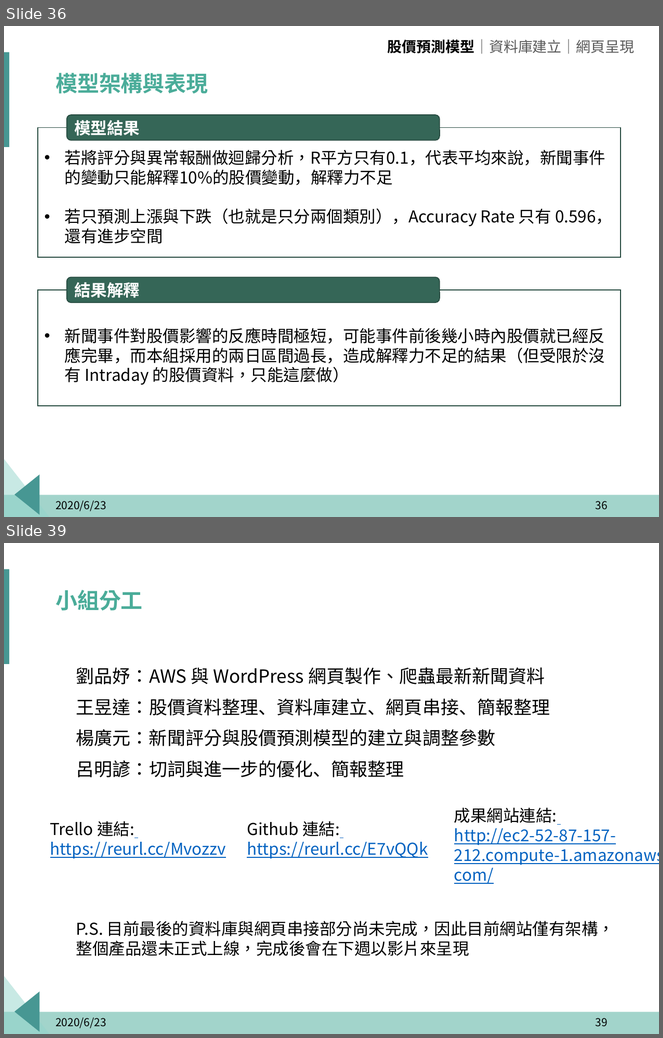
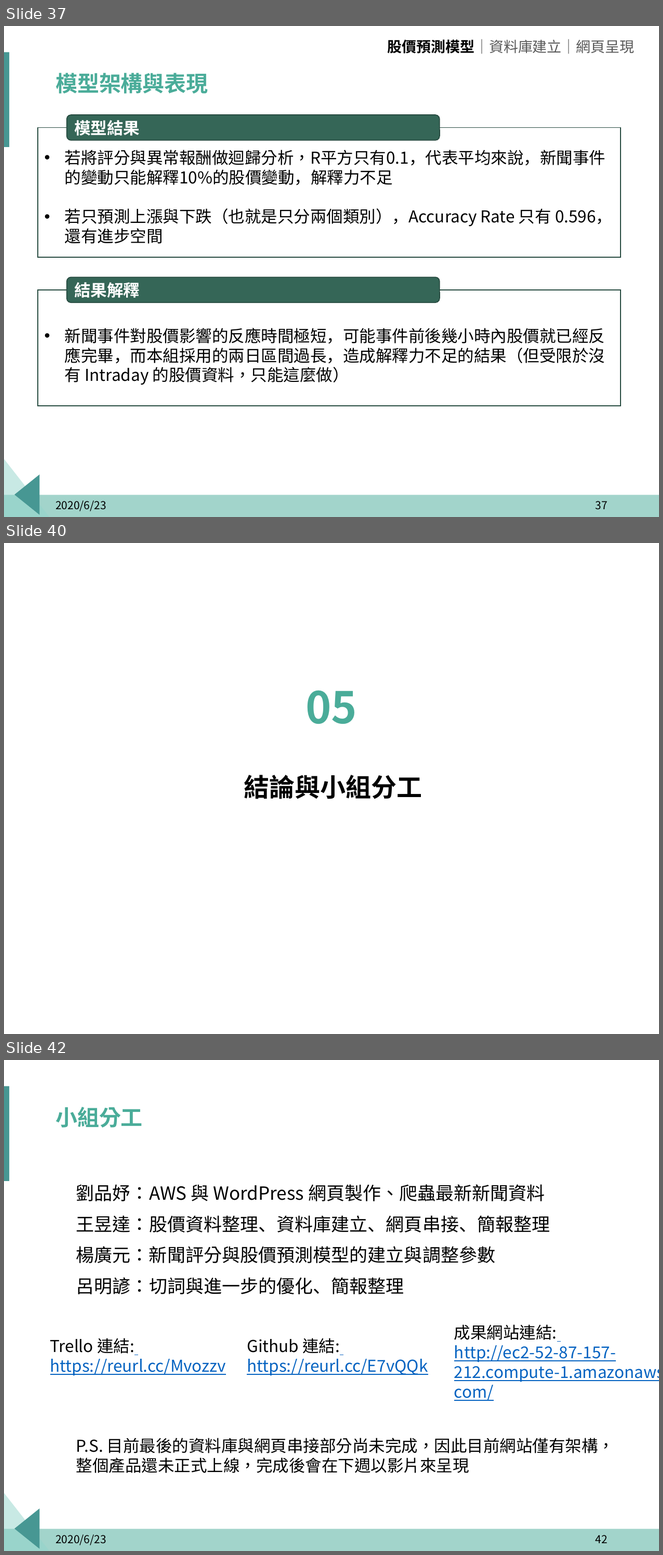
Before and after one commit to p314008dsa/Text-mining, a slide deck: 報告擋/玉山_題目一_組別二.pptx. Shown one above the other, each under a label of ours: slides 36 and 39 before the commit, slides 37, 40 and 42 after it; the slides between them are not shown. The pictures are 663x1038 and 663x1555 pixels, drawn with LibreOffice and Linux fonts; fonts in the diff are those of the drawing; background and template pictures are left out. Boxes give left, top, right and bottom in pixels: in the first picture for what was removed or moved away, otherwise in the second. Text is boxed around its words. In the diff, an @@ line names an element or a change of style, - is before the commit and + after.

```diff
--- a/報告擋/玉山_題目一_組別二.pptx
+++ b/報告擋/玉山_題目一_組別二.pptx
@@ slide 40 added at <box>4,543,659,1034</box>, background #FFFFFF @@
@@ title added at <box>306,690,357,724</box>, 48 pt, text #4AAC99, bold @@
+05
@@ text added at <box>244,775,423,799</box>, 28 pt, text #000000, bold @@
+結論與小組分工
@@ what was slide 36 is now slide 37 @@
@@ page number at <box>595,501,607,510</box>: text changed @@
-36
+37
@@ what was slide 39 is now slide 42 @@
@@ page number at <box>595,1535,607,1544</box>: text changed @@
-39
+42
```
Also in this commit, not shown: 12 slides changed, 2 other slides added, 2 other files.
